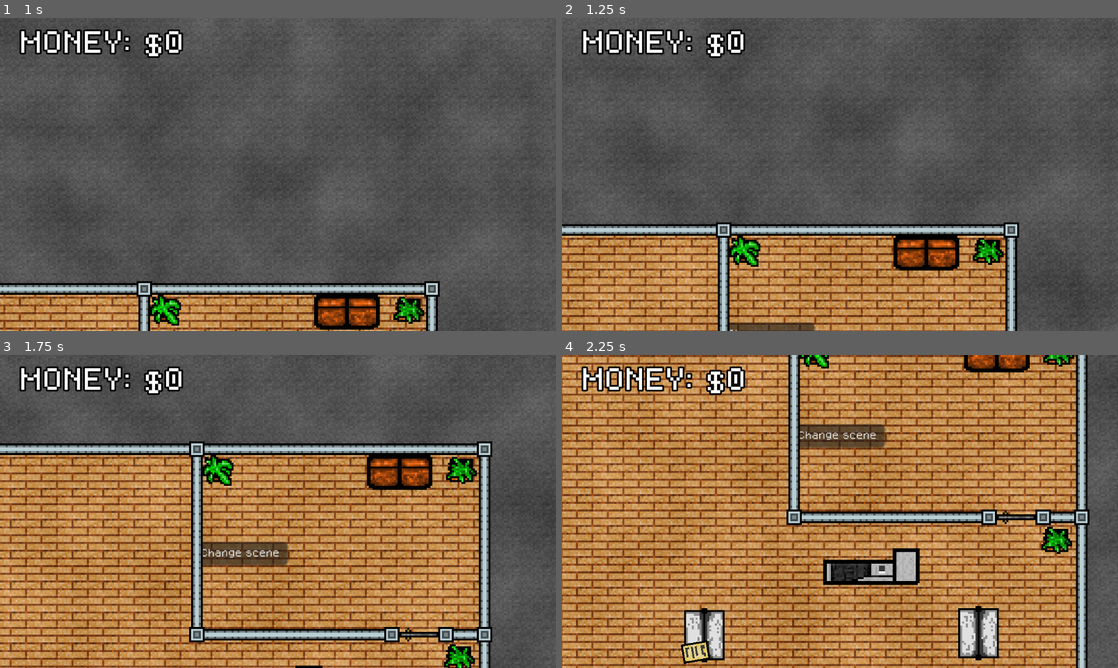
Above: before the commit, frames 1-4 (two rows, left to right).
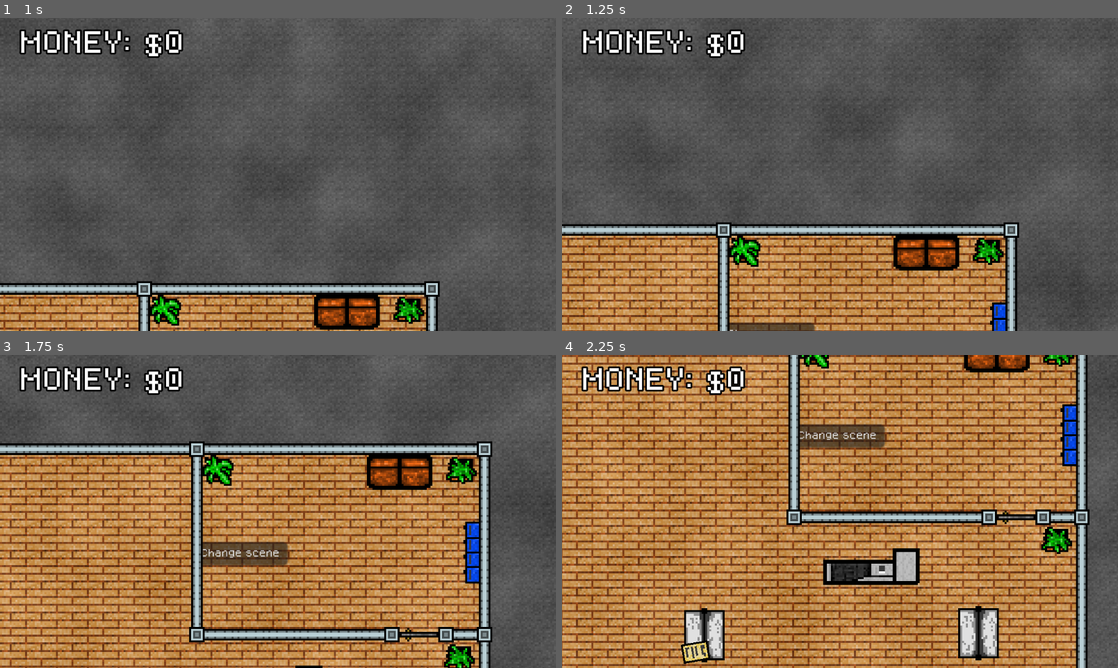
Above: after the commit, the same moments.

Repository: Azzty/projekt-kriminell
Game: Godot game, scene res://Scenes/Main/game.tscn
Two runs of this game, one before a commit and one after it. Both use one fixed random seed, a clock stepped at 60 frames per second and the inputs below.
Inputs (mouse positions are in pixels of both pictures, inside the frame that each line leads up to):
- Up to frame 1 (1 s): click "Start game" at 0.5 s
- Up to frame 2 (1.25 s): no input
- Up to frame 3 (1.75 s): move the mouse to (400, 495) at 1.27 s; hold D (move_right) from 1.28 s (still down); tap E (interact_e) at 1.35 s; click (400, 495) at 1.42 s
- Up to frame 4 (2.25 s): move the mouse to (728, 527) at 2.02 s; release D (move_right) at 2.03 s; hold S (move_down) from 2.03 s (still down); click (728, 527) at 2.1 s

Frame 1 is identical in both runs. In frame 2, 0.2% of the frame differs, in the area x 77-80%, y 90-100%; in frame 3, 0.5%, in the area x 83-87%, y 53-74%; in frame 4, 0.5%.

Commit message:
Added locker and fixed hold button
- Locker? I barely know her!

Diff:
--- a/Scenes/Levels/robbery.tscn
+++ b/Scenes/Levels/robbery.tscn
@@ -22,6 +22,7 @@
 [ext_resource type="Texture2D" uid="uid://dip7yjs7t5rjg" path="res://Assets/sprites/wall_broken.png" id="20_k70lc"]
 [ext_resource type="AudioStream" uid="uid://dyvm0btso5ode" path="res://Assets/Audio/Music/Trouble intro.wav" id="21_fr8k7"]
 [ext_resource type="AudioStream" uid="uid://b6tbosjmrydpk" path="res://Assets/Audio/Music/Trouble main.wav" id="22_2587q"]
+[ext_resource type="Texture2D" uid="uid://bi450herxa2lr" path="res://Assets/sprites/locker.png" id="23_r27xa"]
 
 [sub_resource type="ShaderMaterial" id="ShaderMaterial_nqmpn"]
 shader = ExtResource("5_qi1i4")
@@ -497,20 +498,23 @@
 
 [node name="Plant2" parent="Decorations/Plants" instance=ExtResource("14_r30e8")]
 position = Vector2(252, -27)
-region_rect = Rect2(16, 0, 16, 16)
+region_rect = Rect2(32, 0, 16, 16)
 
 [node name="Plant3" parent="Decorations/Plants" instance=ExtResource("14_r30e8")]
 position = Vector2(126, -27)
+region_rect = Rect2(48, 0, 16, 16)
 
 [node name="Plant4" parent="Decorations/Plants" instance=ExtResource("14_r30e8")]
 position = Vector2(-57, -28)
-region_rect = Rect2(32, 0, 16, 16)
+region_rect = Rect2(16, 0, 16, 16)
 
 [node name="Plant6" parent="Decorations/Plants" instance=ExtResource("14_r30e8")]
 position = Vector2(-57, 217)
+region_rect = Rect2(32, 0, 16, 16)
 
 [node name="Plant7" parent="Decorations/Plants" instance=ExtResource("14_r30e8")]
 position = Vector2(253, 217)
+region_rect = Rect2(32, 0, 16, 16)
 
 [node name="IntroSequence" type="Node" parent="."]
 script = ExtResource("15_vum6h")
@@ -518,7 +522,6 @@
 [node name="Van" parent="IntroSequence" instance=ExtResource("16_vum6h")]
 position = Vector2(9.64993, 605)
 rotation = 0.0
-scale = Vector2(1, 1)
 
 [node name="Smoke" type="GPUParticles2D" parent="IntroSequence"]
 z_index = 5
@@ -575,3 +578,19 @@
 unique_name_in_owner = true
 process_mode = 3
 stream = ExtResource("22_2587q")
+
+[node name="Locker" type="Sprite2D" parent="."]
+position = Vector2(258, 27)
+texture = ExtResource("23_r27xa")
+
+[node name="Locker2" type="Sprite2D" parent="."]
+position = Vector2(258, 19)
+texture = ExtResource("23_r27xa")
+
+[node name="Locker3" type="Sprite2D" parent="."]
+position = Vector2(258, 11.5)
+texture = ExtResource("23_r27xa")
+
+[node name="Locker4" type="Sprite2D" parent="."]
+position = Vector2(258, 4)
+texture = ExtResource("23_r27xa")
--- a/Scripts/UI/hold_button.gd
+++ b/Scripts/UI/hold_button.gd
@@ -64,13 +64,14 @@
 	var rect = Rect2(Vector2.ZERO, size)
 	draw_rect(rect, border_color, false, 1, false)
 
-func _on_pressed() -> void:
-	_is_pressed = true
+#func _on_pressed() -> void:
+	#_is_pressed = true
 
-func _unhandled_input(event):
+func _input(event):
 	if event.is_action_released(action_name):
 		_is_pressed = false
-	elif visible and event.is_action_pressed(action_name):
+	if visible and event.is_action_pressed(action_name):
+		print("pressing")
 		_is_pressed = true
 
 func _on_button_up() -> void:
Binary file added: Assets/sprites/locker.png
Not shown, added: Assets/sprites/locker.png.import
Not shown: 1 places in Scenes/Levels/robbery.tscn that only renumber resources
Not shown, added: Assets/piskel_files/Objects/locker.piskel
